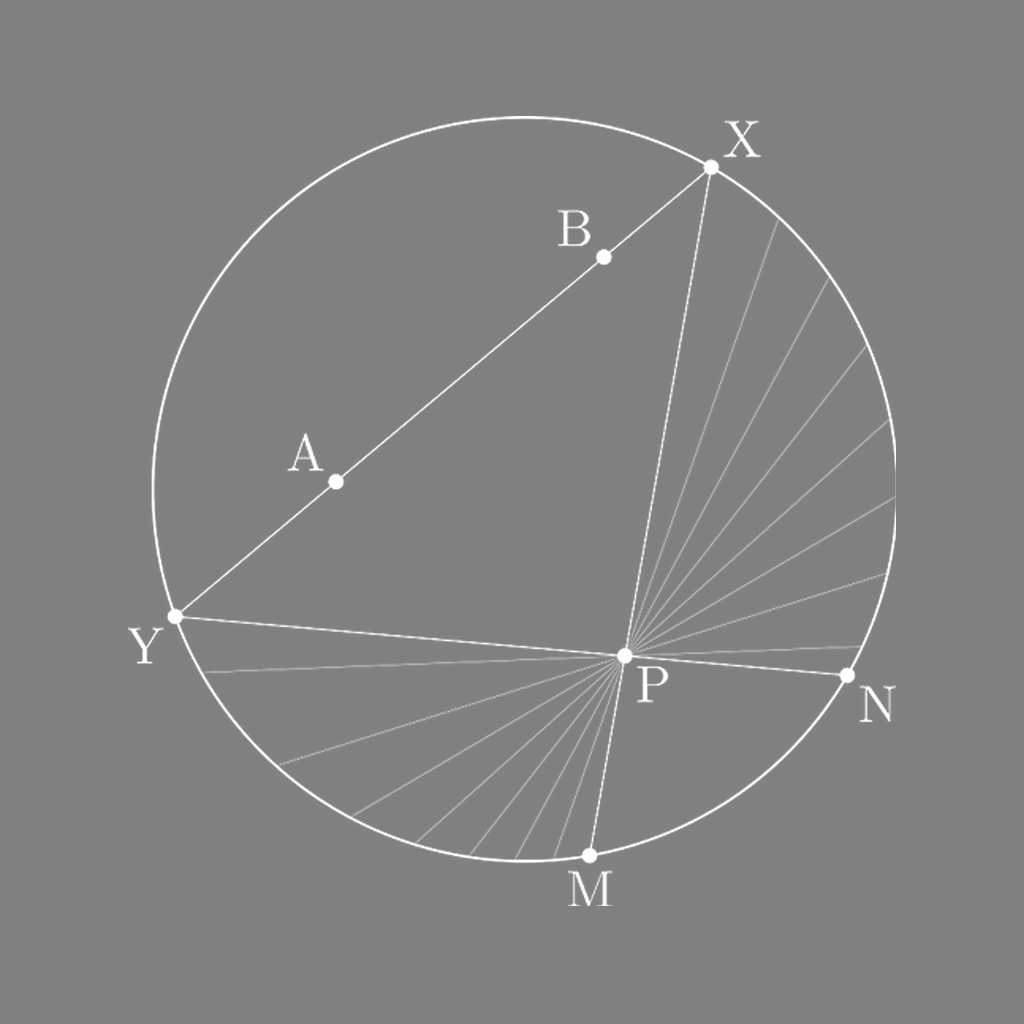
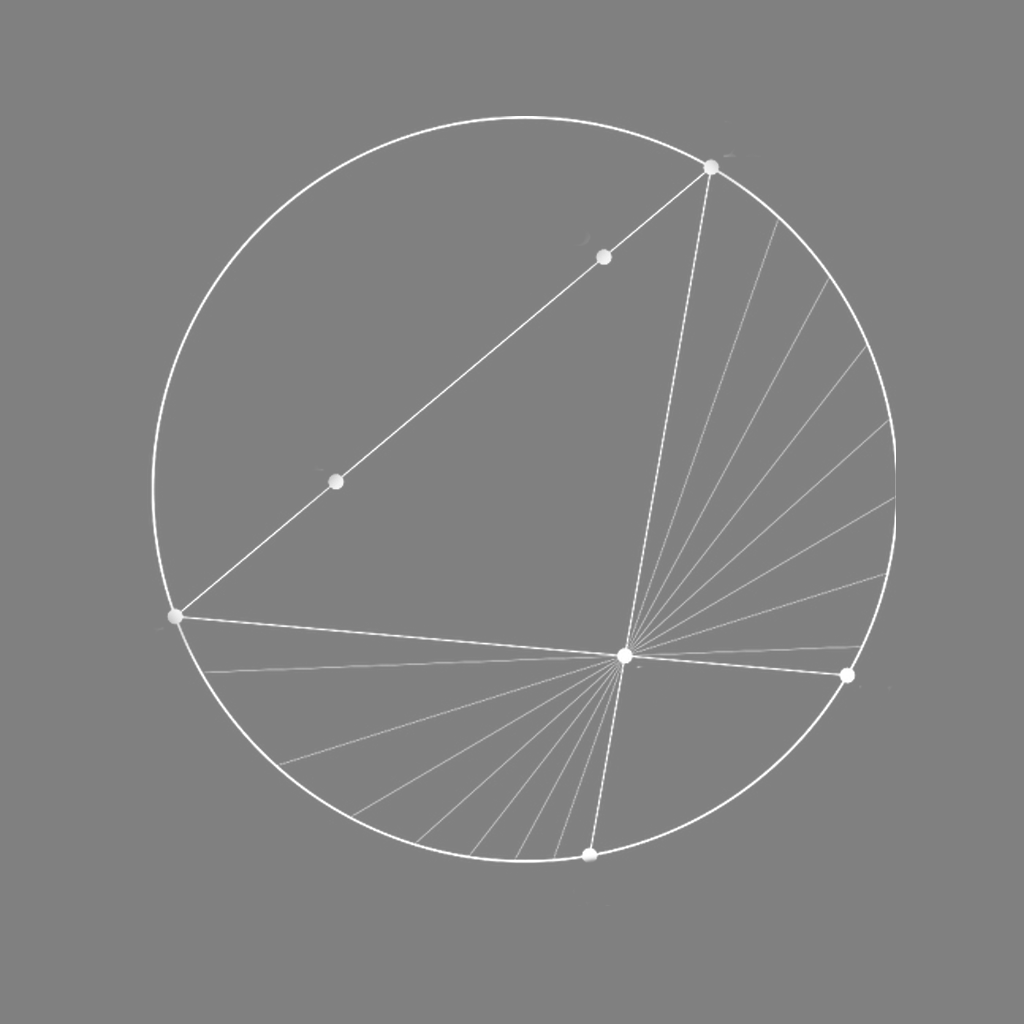
Revision of a layered 1024 × 1024 image; what changed, layer by layer:
painted on "Layer 11" over left=128, top=120, right=896, bottom=906
